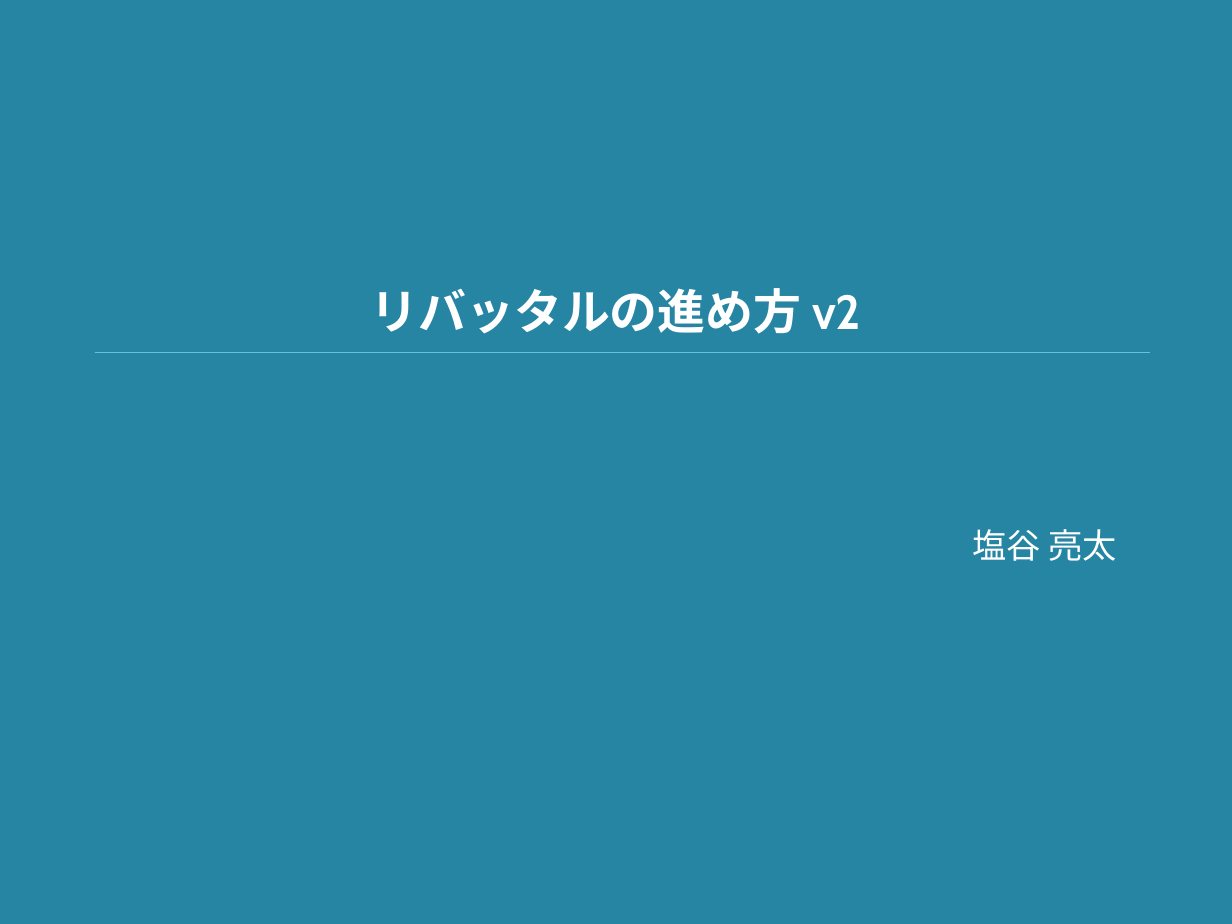
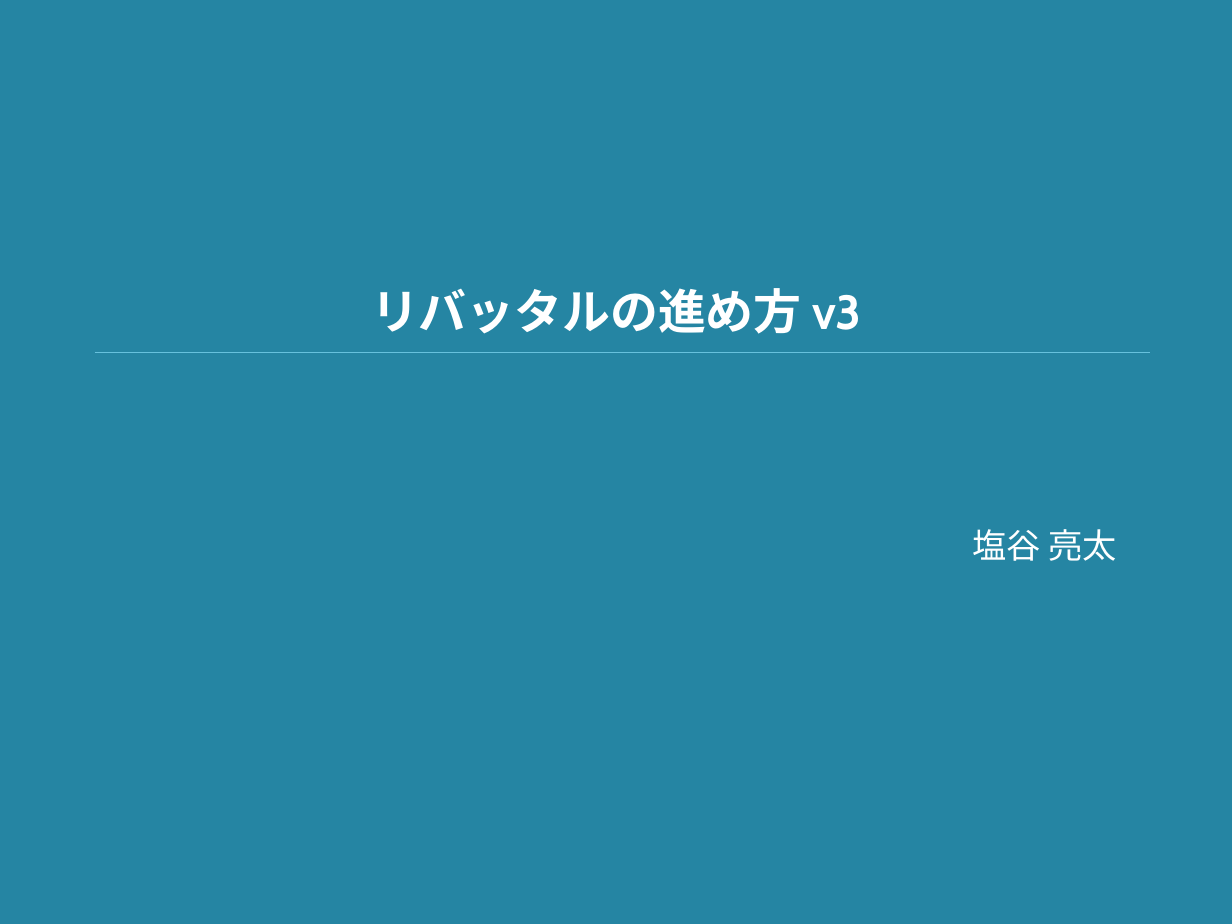
Before and after one commit to shioya-lab/how-to, a slide deck: slide 1 of rebuttal.pptx. Drawn at 1232x924 pixels with LibreOffice and Linux fonts; fonts in the diff are those of the drawing. Boxes give left, top, right and bottom in pixels: in the first picture for what was removed or moved away, otherwise in the second. Text is boxed around its words. In the diff, an @@ line names an element or a change of style, - is before the commit and + after.

```diff
--- a/rebuttal.pptx
+++ b/rebuttal.pptx
@@ title at [371, 288, 861, 334]: text changed @@
-リバッタルの進め方 v2
+リバッタルの進め方 v3
```
Also in this commit, not shown: 1 other slide changed, 1 slide added, 2 other files.
